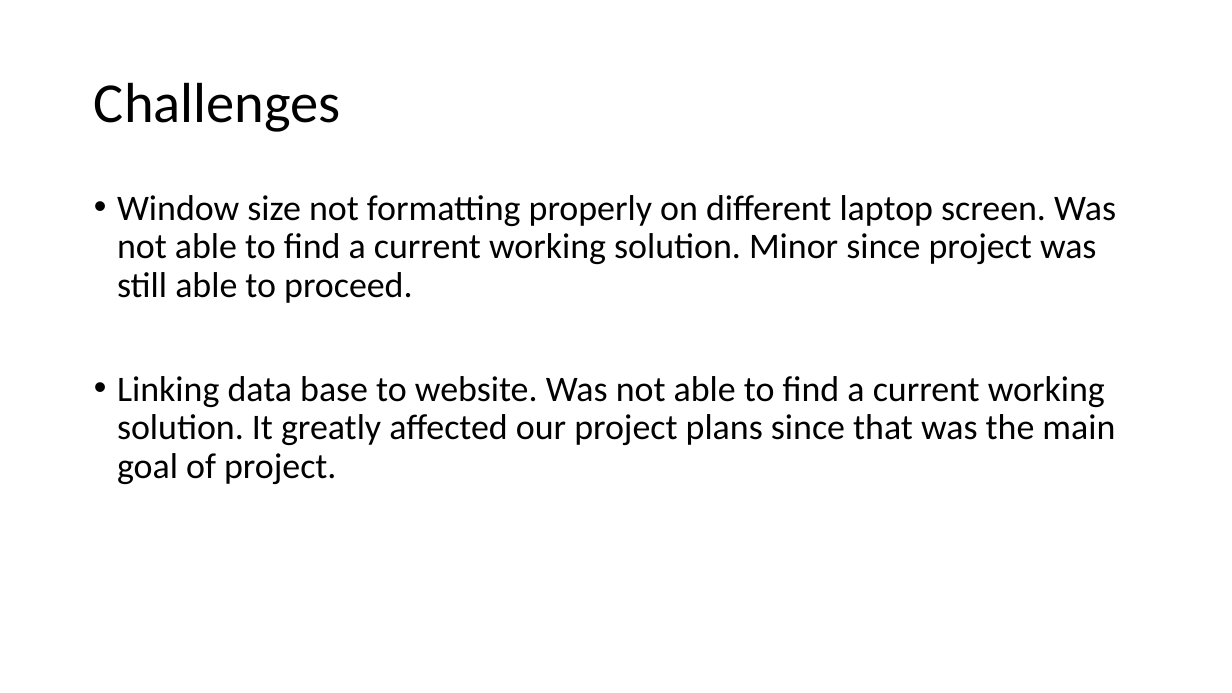
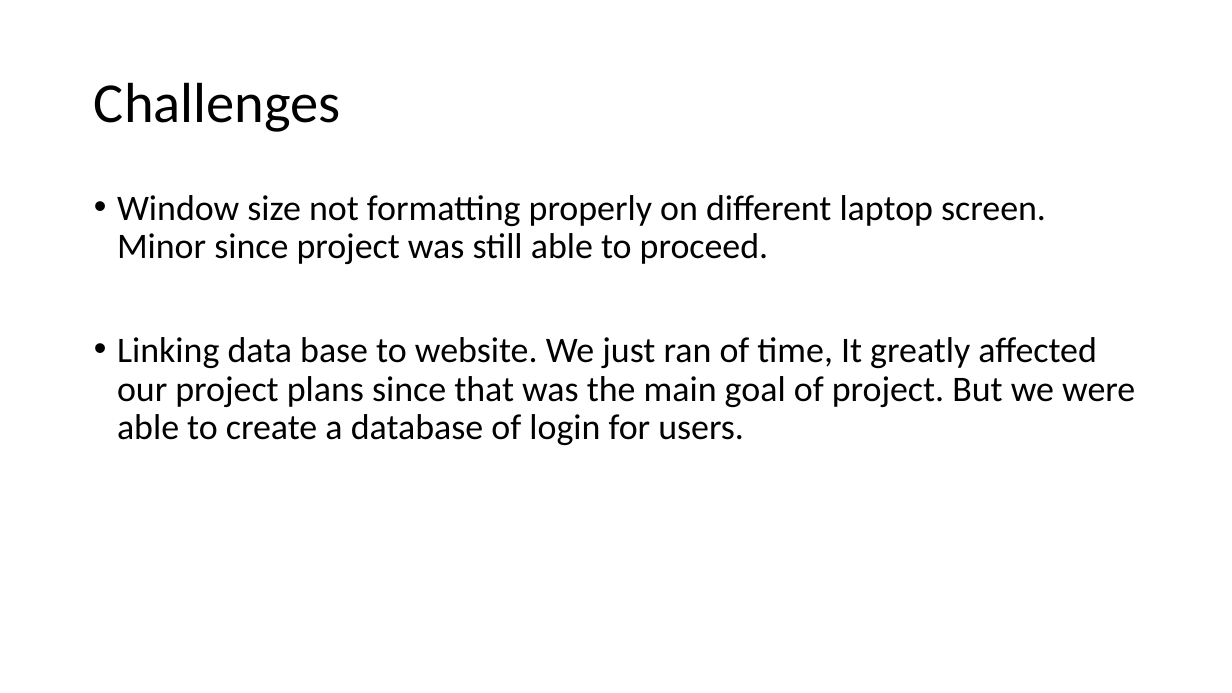
Before and after one commit to stki9539/Calorie-Website, a slide deck: slide 13 of Cal-Counter_part_5.pptx (slide 12 before the commit). Drawn at 1232x693 pixels with LibreOffice and Linux fonts; fonts in the diff are those of the drawing; background and template pictures are left out. Boxes give left, top, right and bottom in pixels: in the first picture for what was removed or moved away, otherwise in the second. Text is boxed around its words. In the diff, an @@ line names an element or a change of style, - is before the commit and + after.

Commit message:
Final version ppt

```diff
--- a/Cal-Counter_part_5.pptx
+++ b/Cal-Counter_part_5.pptx
@@ text at (x1=117, y1=195, x2=1135, y2=445): text changed @@
-• Window size not formatting properly on different laptop screen. Was not able to find a current working solution. Minor since project was still able to proceed.
-• Linking data base to website. Was not able to find a current working solution. It greatly affected our project plans since that was the main goal of project.
+• Window size not formatting properly on different laptop screen. Minor since project was still able to proceed.
+• Linking data base to website. We just ran of time, It greatly affected our project plans since that was the main goal of project. But we were able to create a database of login for users.
```
Also in this commit, not shown: 1 slide added.
